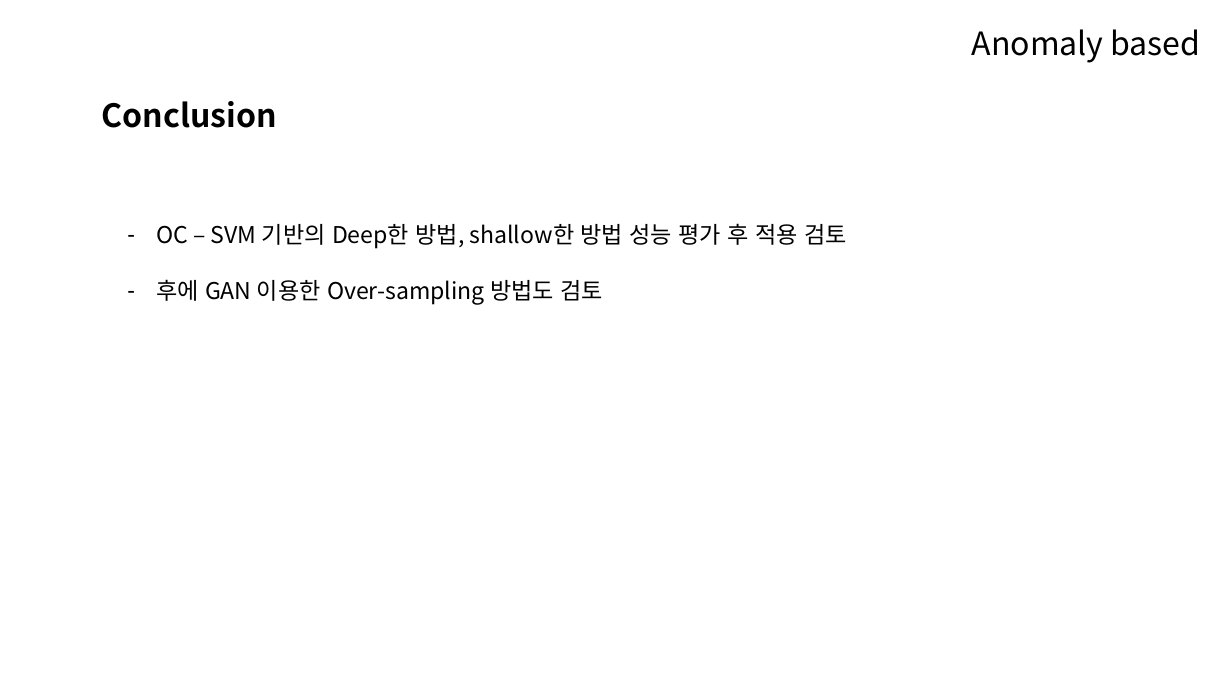
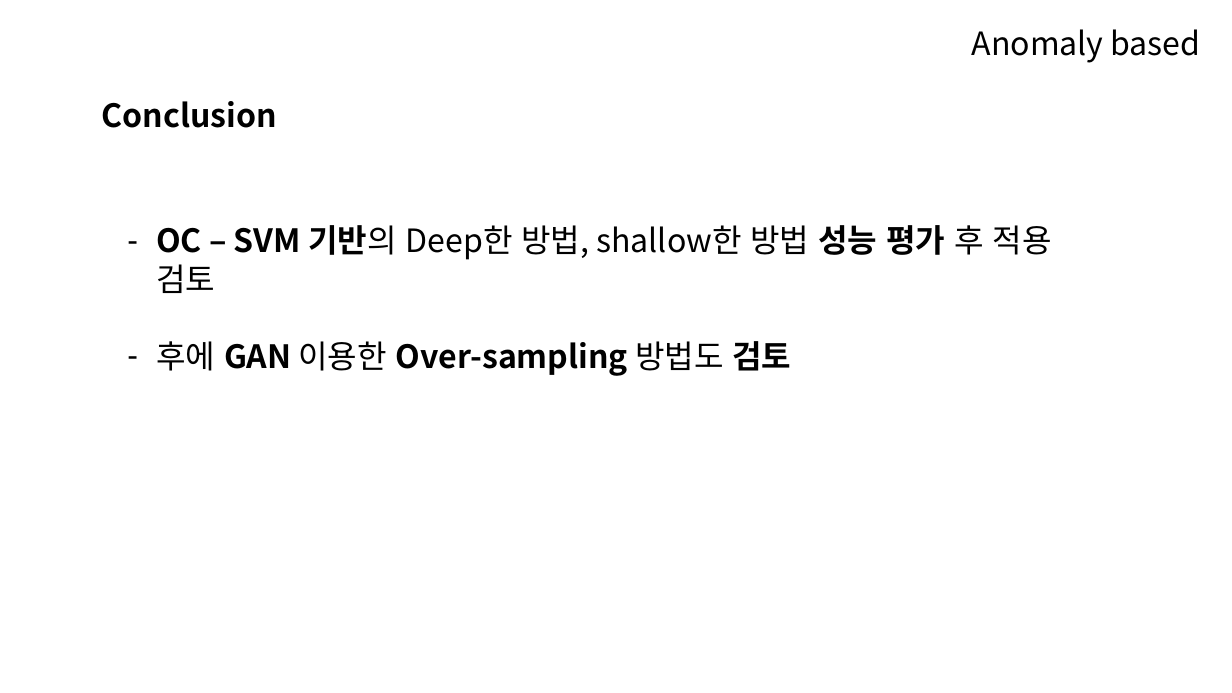
Before and after one commit to 100jy/anomaly-research, a slide deck: slide 29 of fraud_detection.pptx. Drawn at 1232x693 pixels with LibreOffice and Linux fonts; fonts in the diff are those of the drawing. Boxes give left, top, right and bottom in pixels: in the first picture for what was removed or moved away, otherwise in the second. Text is boxed around its words. In the diff, an @@ line names an element or a change of style, - is before the commit and + after.

```diff
--- a/fraud_detection.pptx
+++ b/fraud_detection.pptx
@@ text "OC – SVM 기반의 Deep한 ..." at box(156, 225, 1052, 376): size 18 to 25 pt; bold on in "OC – SVM 기반의 성능 평가", "GAN Over-sampling 검토" @@
```
Also in this commit, not shown: 13 other slides changed.
